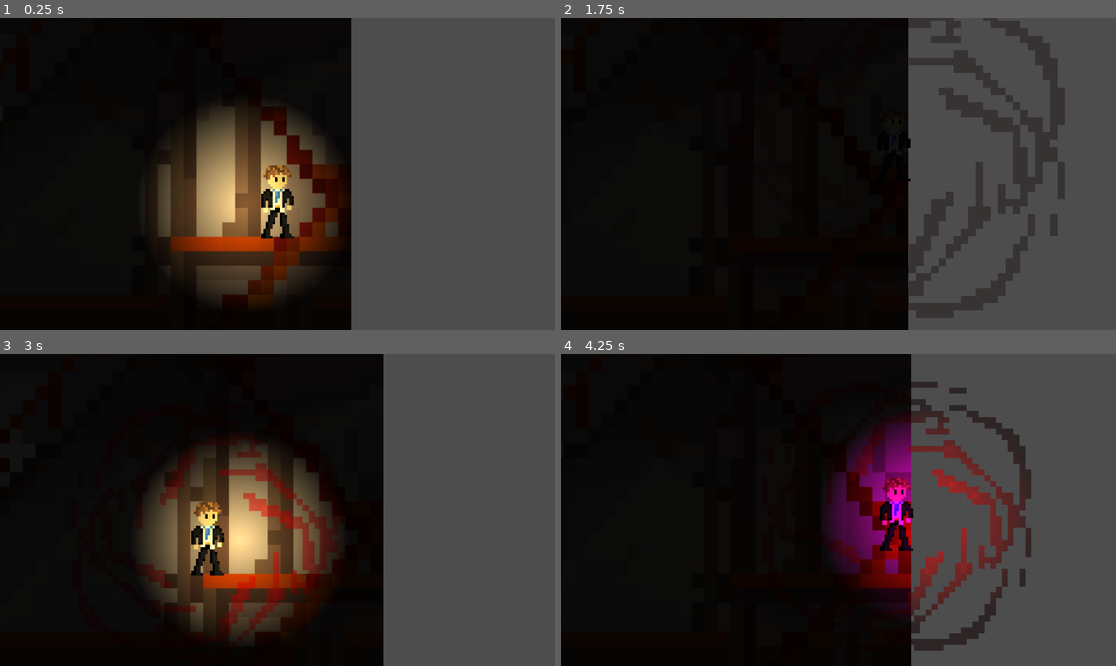
Above: before the commit, frames 1-4 (two rows, left to right).
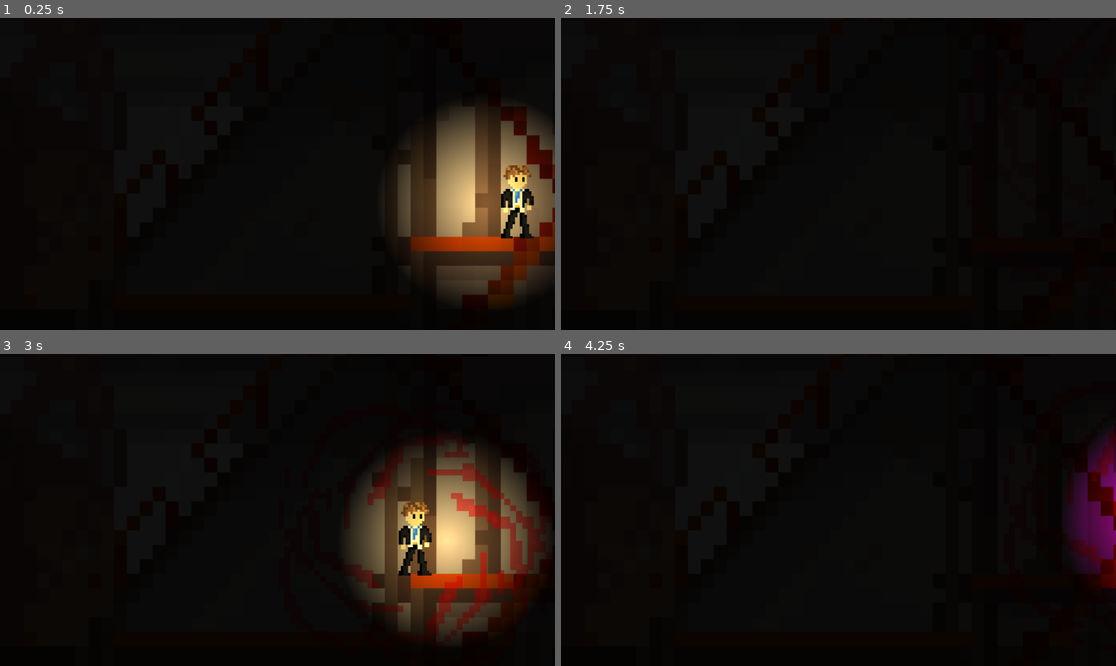
Above: after the commit, the same moments.

Repository: Joogensen/Lumen-Essense
Game: Godot game, scene res://Scenes/main.tscn
Two runs of this game, one before a commit and one after it. Both use one fixed random seed, a clock stepped at 60 frames per second and the inputs below.
Inputs:
- Up to frame 1 (0.25 s): no input
- Up to frame 2 (1.75 s): tap Enter at 0.5 s; hold C (change_light_color) 0.53-1.28 s; hold Right (right) from 0.53 s (still down); tap Space (jump) at 0.77, 1.52 s; tap Shift (toggle_lantern) at 1.35 s
- Up to frame 3 (3 s): release Right (right) at 2.03 s; hold Left (left) 2.03-2.78 s; hold C (change_light_color) 2.03-2.78 s; hold Right (right) from 2.78 s (still down); tap Shift (toggle_lantern) at 2.85 s
- Up to frame 4 (4.25 s): keep holding Right (right); tap Space (jump) at 3.02, 3.77 s; hold C (change_light_color) from 3.53 s (still down)

The runs differ from the first frame. In frame 1, 52% of the frame differs, in the area x 27-100%, y 0-100%; in frame 2, 37%; in frame 3, 49%; in frame 4, 43%.

Commit message:
Update/CameraBoundary

Diff:
--- a/Scenes/main.tscn
+++ b/Scenes/main.tscn
@@ -78,6 +78,10 @@
 visibility_layer = 3
 zoom = Vector2(3, 3)
 process_callback = 0
+limit_left = 7
+limit_top = 0
+limit_right = 1125
+limit_bottom = 642
 position_smoothing_enabled = true
 drag_horizontal_enabled = true
 drag_vertical_enabled = true
